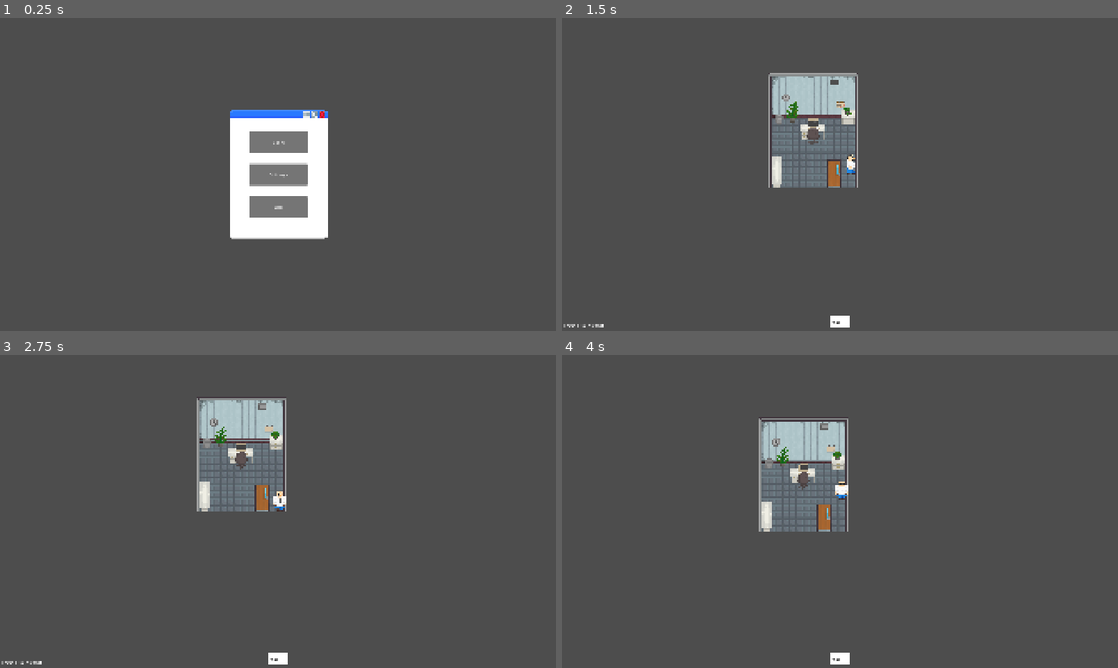
Above: before the commit, frames 1-4 (two rows, left to right).
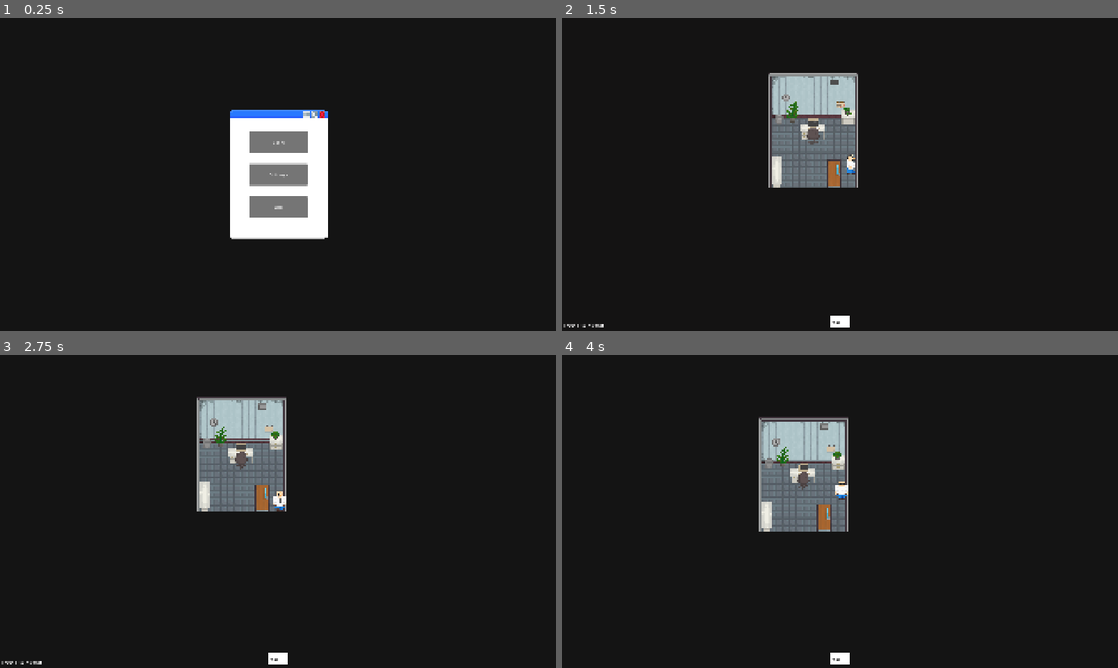
Above: after the commit, the same moments.

Repository: ShlimerAFK/GameJam
Game: Godot game, scene res://scenes/main_menu.tscn
The game is run twice, just before and just after one commit, with the same random seed, the same clock (stepped at 60 frames per second) and the same inputs.
Inputs:
- Up to frame 1 (0.25 s): no input
- Up to frame 2 (1.5 s): click "Start" at 0.5 s; tap E (interact) at 1.25 s; hold D (right) from 1.28 s (still down); hold 1 (1) from 1.28 s (still down)
- Up to frame 3 (2.75 s): tap 2 (2) at 1.55, 2.1 s; tap E (interact) at 2 s; release D (right) at 2.03 s; release 1 (1) at 2.03 s; hold S (down) from 2.03 s (still down); tap 3 (3) at 2.3 s
- Up to frame 4 (4 s): tap E (interact) at 2.75, 3.5 s; release S (down) at 2.78 s; hold D (right) 2.78-3.53 s; tap 3 (3) at 2.85 s; tap 4 (4) at 3.05, 3.6 s; hold W (up) from 3.53 s (still down); tap 5 (5) at 3.8 s

The runs differ from the first frame. In frame 1, 93% of the frame differs, in the area x 0-100%, y 0-100%; in frame 2, 94%; in frame 3, 94%; in frame 4, 94%.

Commit message:
create saturation and red tint shader, fix background color

Diff:
--- a/project.godot
+++ b/project.godot
@@ -112,3 +112,4 @@
 
 textures/canvas_textures/default_texture_filter=0
 rendering_device/driver.windows="d3d12"
+environment/defaults/default_clear_color=Color(0.07683582, 0.07683582, 0.0768358, 1)
--- a/scenes/cafeteria.tscn
+++ b/scenes/cafeteria.tscn
@@ -4,6 +4,7 @@
 [ext_resource type="PackedScene" uid="uid://oy67rn0cumj3" path="res://thingies/player.tscn" id="2_rrnwm"]
 [ext_resource type="PackedScene" uid="uid://cc1x44ypsamki" path="res://thingies/gui.tscn" id="3_p4o86"]
 [ext_resource type="PackedScene" uid="uid://jroxlsrexcqi" path="res://thingies/tileset_templates/terrain.tscn" id="4_4xt3o"]
+[ext_resource type="PackedScene" uid="uid://dv86l736g3rf5" path="res://thingies/shaders/shaders.tscn" id="4_s0h5d"]
 [ext_resource type="PackedScene" uid="uid://bs46i8y6tukst" path="res://thingies/door_area.tscn" id="5_fd8ba"]
 [ext_resource type="PackedScene" uid="uid://douyv2kqqv15h" path="res://thingies/tileset_templates/animated.tscn" id="5_p4o86"]
 [ext_resource type="PackedScene" uid="uid://cchsb3liba1f8" path="res://thingies/tileset_templates/decor.tscn" id="5_rrnwm"]
@@ -24,6 +25,8 @@
 [node name="CharacterBody2D" parent="." unique_id=629992924 instance=ExtResource("2_rrnwm")]
 
 [node name="GUI" parent="." unique_id=910458424 instance=ExtResource("3_p4o86")]
+
+[node name="Shaders" parent="." unique_id=1745283210 instance=ExtResource("4_s0h5d")]
 
 [node name="Tilemaps" type="Node2D" parent="." unique_id=1170703441]
 y_sort_enabled = true
--- a/scenes/corridor.tscn
+++ b/scenes/corridor.tscn
@@ -4,6 +4,7 @@
 [ext_resource type="PackedScene" uid="uid://cc1x44ypsamki" path="res://thingies/gui.tscn" id="2_mus4g"]
 [ext_resource type="PackedScene" uid="uid://oy67rn0cumj3" path="res://thingies/player.tscn" id="3_7w20u"]
 [ext_resource type="PackedScene" uid="uid://jroxlsrexcqi" path="res://thingies/tileset_templates/terrain.tscn" id="4_mus4g"]
+[ext_resource type="PackedScene" uid="uid://dv86l736g3rf5" path="res://thingies/shaders/shaders.tscn" id="4_w32gw"]
 [ext_resource type="PackedScene" uid="uid://bs46i8y6tukst" path="res://thingies/door_area.tscn" id="5_7w20u"]
 [ext_resource type="PackedScene" uid="uid://cchsb3liba1f8" path="res://thingies/tileset_templates/decor.tscn" id="5_n8bhm"]
 [ext_resource type="PackedScene" uid="uid://douyv2kqqv15h" path="res://thingies/tileset_templates/animated.tscn" id="6_pblcb"]
@@ -26,6 +27,8 @@
 
 [node name="GUI" parent="." unique_id=910458424 instance=ExtResource("2_mus4g")]
 
+[node name="Shaders" parent="." unique_id=1745283210 instance=ExtResource("4_w32gw")]
+
 [node name="Tilemaps" type="Node2D" parent="." unique_id=1170703441]
 y_sort_enabled = true
 
--- a/scenes/elevator_floor.tscn
+++ b/scenes/elevator_floor.tscn
@@ -3,6 +3,7 @@
 [ext_resource type="Script" uid="uid://dsh0fg115vvhe" path="res://scripts/generic/root_node.gd" id="1_3sts5"]
 [ext_resource type="PackedScene" uid="uid://oy67rn0cumj3" path="res://thingies/player.tscn" id="2_48ey2"]
 [ext_resource type="PackedScene" uid="uid://cc1x44ypsamki" path="res://thingies/gui.tscn" id="3_ofdbp"]
+[ext_resource type="PackedScene" uid="uid://dv86l736g3rf5" path="res://thingies/shaders/shaders.tscn" id="4_sbatj"]
 [ext_resource type="PackedScene" uid="uid://jroxlsrexcqi" path="res://thingies/tileset_templates/terrain.tscn" id="4_vvx4t"]
 [ext_resource type="PackedScene" uid="uid://cchsb3liba1f8" path="res://thingies/tileset_templates/decor.tscn" id="5_sbatj"]
 [ext_resource type="PackedScene" uid="uid://bmt6sgusf1o0h" path="res://thingies/tileset_templates/sanity.tscn" id="6_48ey2"]
@@ -21,6 +22,8 @@
 [node name="CharacterBody2D" parent="." unique_id=629992924 instance=ExtResource("2_48ey2")]
 
 [node name="GUI" parent="." unique_id=910458424 instance=ExtResource("3_ofdbp")]
+
+[node name="Shaders" parent="." unique_id=1745283210 instance=ExtResource("4_sbatj")]
 
 [node name="Tilemaps" type="Node2D" parent="." unique_id=1476671647]
 y_sort_enabled = true
--- a/scenes/office_1.tscn
+++ b/scenes/office_1.tscn
@@ -2,6 +2,7 @@
 
 [ext_resource type="Script" uid="uid://dsh0fg115vvhe" path="res://scripts/generic/root_node.gd" id="1_3e0pf"]
 [ext_resource type="PackedScene" uid="uid://oy67rn0cumj3" path="res://thingies/player.tscn" id="3_3e0pf"]
+[ext_resource type="PackedScene" uid="uid://dv86l736g3rf5" path="res://thingies/shaders/shaders.tscn" id="4_2phy8"]
 [ext_resource type="PackedScene" uid="uid://jroxlsrexcqi" path="res://thingies/tileset_templates/terrain.tscn" id="4_e1il7"]
 [ext_resource type="PackedScene" uid="uid://cchsb3liba1f8" path="res://thingies/tileset_templates/decor.tscn" id="5_1l8wq"]
 [ext_resource type="PackedScene" uid="uid://cc1x44ypsamki" path="res://thingies/gui.tscn" id="5_3e0pf"]
@@ -21,6 +22,8 @@
 [node name="CharacterBody2D" parent="." unique_id=629992924 instance=ExtResource("3_3e0pf")]
 
 [node name="GUI" parent="." unique_id=910458424 instance=ExtResource("5_3e0pf")]
+
+[node name="Shaders" parent="." unique_id=1745283210 instance=ExtResource("4_2phy8")]
 
 [node name="Tilemaps" type="Node2D" parent="." unique_id=1476671647]
 y_sort_enabled = true
--- a/scenes/office_2.tscn
+++ b/scenes/office_2.tscn
@@ -3,6 +3,7 @@
 [ext_resource type="Script" uid="uid://dsh0fg115vvhe" path="res://scripts/generic/root_node.gd" id="1_sbsaq"]
 [ext_resource type="PackedScene" uid="uid://oy67rn0cumj3" path="res://thingies/player.tscn" id="2_6xfhw"]
 [ext_resource type="PackedScene" uid="uid://cc1x44ypsamki" path="res://thingies/gui.tscn" id="3_tkapk"]
+[ext_resource type="PackedScene" uid="uid://dv86l736g3rf5" path="res://thingies/shaders/shaders.tscn" id="4_h5p11"]
 [ext_resource type="PackedScene" uid="uid://jroxlsrexcqi" path="res://thingies/tileset_templates/terrain.tscn" id="4_uf2di"]
 [ext_resource type="PackedScene" uid="uid://cchsb3liba1f8" path="res://thingies/tileset_templates/decor.tscn" id="5_h5p11"]
 [ext_resource type="PackedScene" uid="uid://douyv2kqqv15h" path="res://thingies/tileset_templates/animated.tscn" id="6_6xfhw"]
@@ -21,6 +22,8 @@
 [node name="CharacterBody2D" parent="." unique_id=629992924 instance=ExtResource("2_6xfhw")]
 
 [node name="GUI" parent="." unique_id=910458424 instance=ExtResource("3_tkapk")]
+
+[node name="Shaders" parent="." unique_id=1745283210 instance=ExtResource("4_h5p11")]
 
 [node name="Tilemaps" type="Node2D" parent="." unique_id=1476671647]
 y_sort_enabled = true
--- a/scenes/office_3.tscn
+++ b/scenes/office_3.tscn
@@ -3,6 +3,7 @@
 [ext_resource type="Script" uid="uid://dsh0fg115vvhe" path="res://scripts/generic/root_node.gd" id="1_xo1on"]
 [ext_resource type="PackedScene" uid="uid://oy67rn0cumj3" path="res://thingies/player.tscn" id="2_rtwqf"]
 [ext_resource type="PackedScene" uid="uid://cc1x44ypsamki" path="res://thingies/gui.tscn" id="3_76a0y"]
+[ext_resource type="PackedScene" uid="uid://dv86l736g3rf5" path="res://thingies/shaders/shaders.tscn" id="4_aqdri"]
 [ext_resource type="PackedScene" uid="uid://jroxlsrexcqi" path="res://thingies/tileset_templates/terrain.tscn" id="4_thxof"]
 [ext_resource type="PackedScene" uid="uid://cchsb3liba1f8" path="res://thingies/tileset_templates/decor.tscn" id="5_aqdri"]
 [ext_resource type="PackedScene" uid="uid://bs46i8y6tukst" path="res://thingies/door_area.tscn" id="6_nd5di"]
@@ -21,6 +22,8 @@
 [node name="CharacterBody2D" parent="." unique_id=629992924 instance=ExtResource("2_rtwqf")]
 
 [node name="GUI" parent="." unique_id=910458424 instance=ExtResource("3_76a0y")]
+
+[node name="Shaders" parent="." unique_id=1745283210 instance=ExtResource("4_aqdri")]
 
 [node name="Tilemaps" type="Node2D" parent="." unique_id=1476671647]
 y_sort_enabled = true
--- /dev/null
+++ b/thingies/shaders/red_tint.gdshader
@@ -0,0 +1,17 @@
+shader_type canvas_item;
+
+uniform sampler2D SCREEN_TEXTURE : hint_screen_texture;
+uniform float sanity_value : hint_range(0.0, 1.0);
+
+
+void fragment() {
+	float redness_amount = sanity_value * 0.3;
+
+    vec4 screen_color = texture(SCREEN_TEXTURE, SCREEN_UV);
+
+    vec3 red_shift = screen_color.rgb * vec3(1.3, 0.9, 0.9);
+
+    vec3 final_color = mix(screen_color.rgb, red_shift, redness_amount);
+
+    COLOR = vec4(final_color, screen_color.a);
+}
--- /dev/null
+++ b/thingies/shaders/sanity_effect_controller.gd
@@ -0,0 +1,8 @@
+extends ColorRect
+
+
+func _process(delta: float) -> void:
+
+	var sanity_value = 1 - (GlobalSanity.get_sanity() / 100.0)
+
+	material.set_shader_parameter("sanity_value", sanity_value)
--- /dev/null
+++ b/thingies/shaders/saturation.gdshader
@@ -0,0 +1,19 @@
+shader_type canvas_item;
+
+uniform sampler2D SCREEN_TEXTURE : hint_screen_texture;
+uniform float sanity_value : hint_range(0.0, 1.0);
+
+
+void fragment() {
+	float desaturate_amount = sanity_value * 0.6;
+
+    vec4 screen_color = texture(SCREEN_TEXTURE, SCREEN_UV);
+
+    // Weighted luminance: https://www.grayscaleimage.org/posts/rgb-to-grayscale-how-it-works
+    float gray = dot(screen_color.rgb, vec3(0.2126, 0.7152, 0.0722));
+    vec3 gray_color = vec3(gray);
+
+    vec3 final_color = mix(screen_color.rgb, gray_color, desaturate_amount);
+
+    COLOR = vec4(final_color, screen_color.a);
+}
--- /dev/null
+++ b/thingies/shaders/shaders.tscn
@@ -0,0 +1,39 @@
+[gd_scene format=3 uid="uid://dv86l736g3rf5"]
+
+[ext_resource type="Shader" uid="uid://exoeepjlhw4f" path="res://thingies/shaders/saturation.gdshader" id="1_15w1s"]
+[ext_resource type="Script" uid="uid://iemda587jcyx" path="res://thingies/shaders/sanity_effect_controller.gd" id="1_kd05p"]
+[ext_resource type="Shader" uid="uid://dex1hpy6nf22r" path="res://thingies/shaders/red_tint.gdshader" id="2_hpa4t"]
+
+[sub_resource type="ShaderMaterial" id="ShaderMaterial_xjn1n"]
+shader = ExtResource("1_15w1s")
+shader_parameter/sanity_value = 0.0
+
+[sub_resource type="ShaderMaterial" id="ShaderMaterial_kd05p"]
+shader = ExtResource("2_hpa4t")
+shader_parameter/sanity_value = 0.0
+
+[node name="Shaders" type="Node2D" unique_id=322748181]
+
+[node name="Saturation" type="CanvasLayer" parent="." unique_id=1745283210]
+layer = 100
+
+[node name="Saturation" type="ColorRect" parent="Saturation" unique_id=1406380567]
+material = SubResource("ShaderMaterial_xjn1n")
+anchors_preset = 15
+anchor_right = 1.0
+anchor_bottom = 1.0
+grow_horizontal = 2
+grow_vertical = 2
+script = ExtResource("1_kd05p")
+
+[node name="RedTint" type="CanvasLayer" parent="." unique_id=812168089]
+layer = 100
+
+[node name="RedTint" type="ColorRect" parent="RedTint" unique_id=1224801982]
+material = SubResource("ShaderMaterial_kd05p")
+anchors_preset = 15
+anchor_right = 1.0
+anchor_bottom = 1.0
+grow_horizontal = 2
+grow_vertical = 2
+script = ExtResource("1_kd05p")
Not shown, added: thingies/shaders/red_tint.gdshader.uid
Not shown, added: thingies/shaders/sanity_effect_controller.gd.uid
Not shown, added: thingies/shaders/saturation.gdshader.uid
